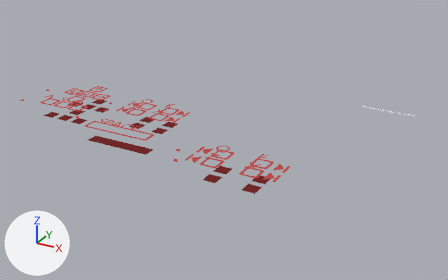
The Blender file src/graphics.blend as it was, and as the next commit left it.
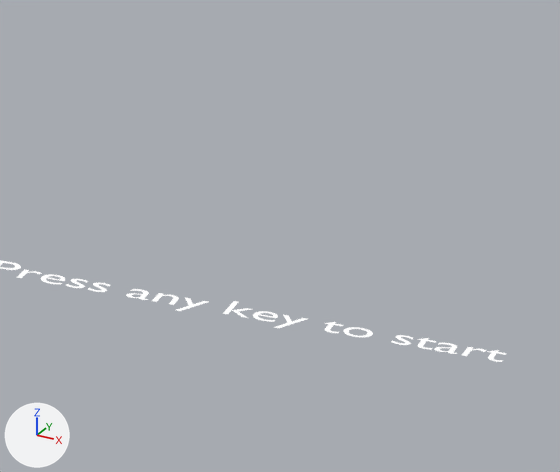
Each version is shown whole from a camera (50 mm lens) standing at (64.2, -63.7, 30.4) and looking at (34.2, -9.0, 3.1), then close up on the part from 81% to 94% of the width and 28% to 45% of the height. The axes (+X, +Y, +Z) are drawn at lower left. The lights are the same throughout. Text is drawn in Blender's own font.

The first close-up shows 'Text.016'.
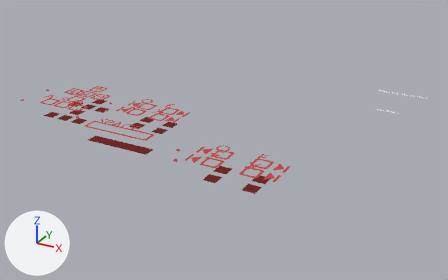
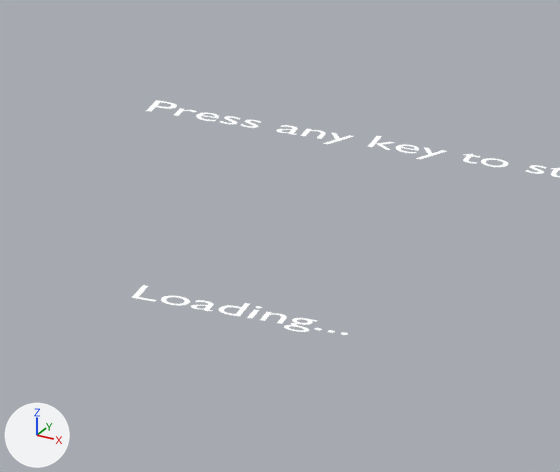
Commit message: loading text

What changed in the scene script:
```text
Change txt_text_016:
    txt_text_016.body: 'Press any key to start' -> 'Loading...'
Add txt_text_017:
    txt_text_017 = bpy.data.curves.new('Text.017', 'FONT')
    txt_text_017.body = 'Press any key to start'
    txt_text_017.materials.append(mat_white_001)  # white #ffffff
    txt_text_017.align_x = 'CENTER'
    txt_text_017.align_y = 'CENTER'
    txt_text_017.space_line = 0.62
    txt_text_017.underline_height = 0.0
Add ob_text_017:
    ob_text_017 = bpy.data.objects.new('Text.017', txt_text_017)
    ob_text_017.location = (50.0, 3.8, 7.1)
    ob_text_017.scale = (0.624, 0.624, 0.624)
```

Where the change shows, as pixel boxes [x1, y1, x2, y2] in the close-ups (560 x 472 px):
'Text.016', text changed: before [0, 260, 507, 362]; after [132, 285, 348, 335]
'Text.017', added: after [146, 100, 560, 177]
